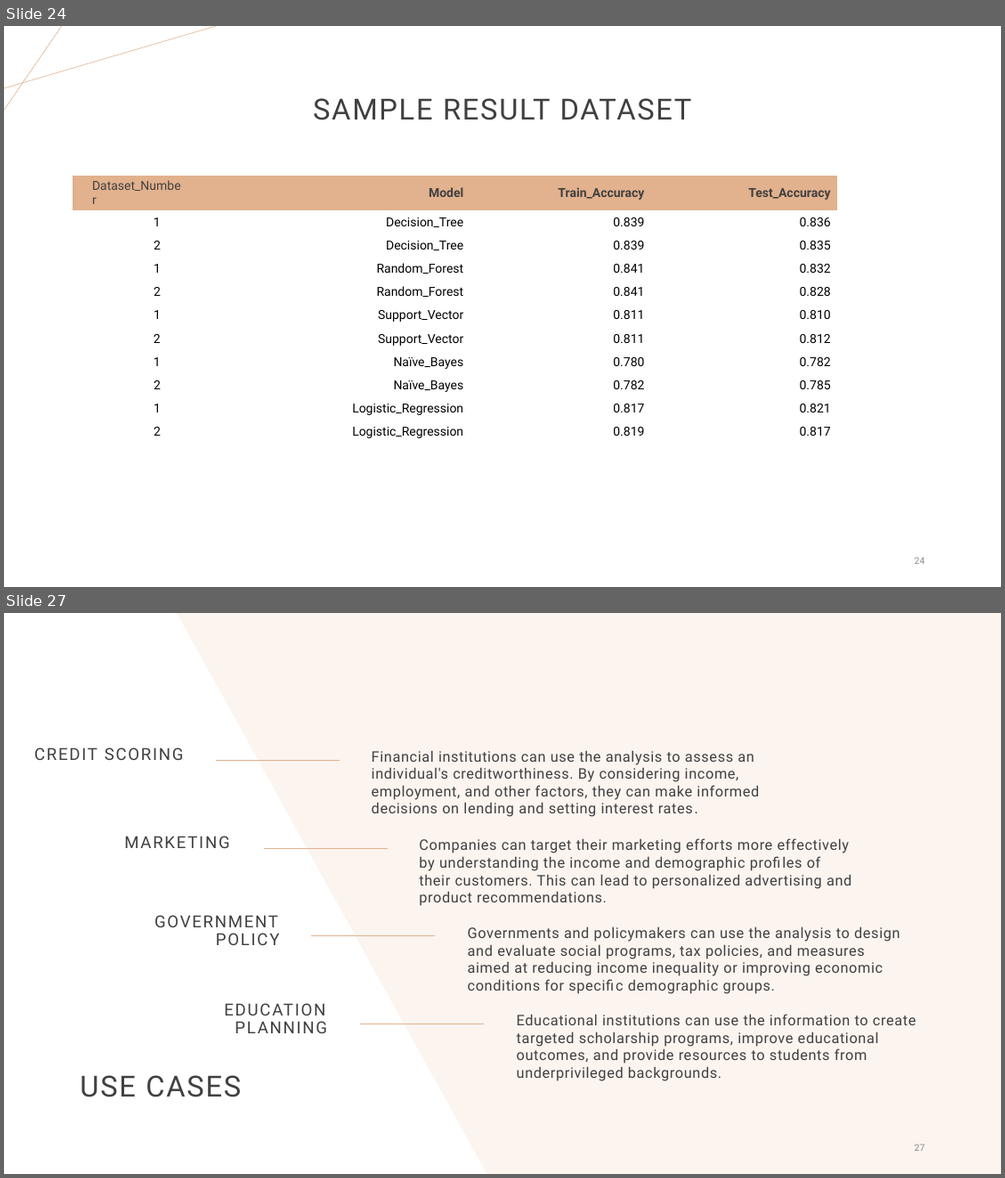
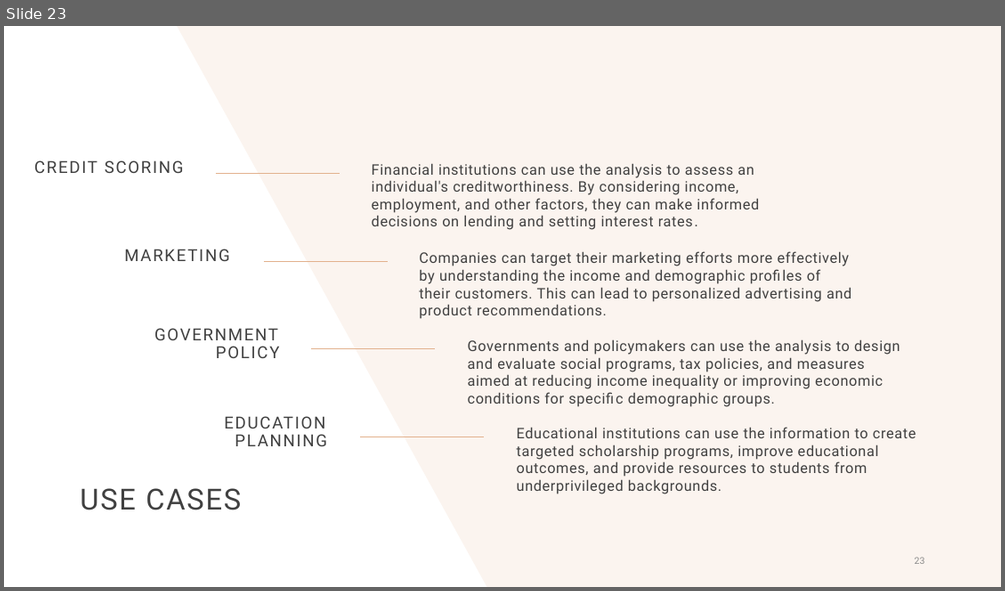
Before and after one commit to Hetansh-patel/used_car_price_prediction, a slide deck: Used Car price prediction.pptx. Shown one above the other, each under a label of ours: slides 24 and 27 before the commit, slide 23 after it; the slides between them are not shown. The pictures are 1005x1178 and 1005x591 pixels, drawn with LibreOffice and Linux fonts; fonts in the diff are those of the drawing. Boxes give left, top, right and bottom in pixels: in the first picture for what was removed or moved away, otherwise in the second. Text is boxed around its words. In the diff, an @@ line names an element or a change of style, - is before the commit and + after.

```diff
--- a/Used Car price prediction.pptx
+++ b/Used Car price prediction.pptx
@@ slide 24 removed at <box>4,26,1001,587</box>, background #FFFFFF @@
@@ line removed from (4, 88) to (216, 26) @@
@@ line removed from (62, 26) to (4, 110) @@
@@ title removed at <box>313,98,692,120</box> @@
-SAMPLE RESULT DATASET
@@ table removed at <box>73,176,837,442</box>, 11 rows, 4 columns @@
-Dataset_Number | Model | Train_Accuracy | Test_Accuracy
-1 | Decision_Tree | 0.839 | 0.836
-2 | Decision_Tree | 0.839 | 0.835
-1 | Random_Forest | 0.841 | 0.832
-2 | Random_Forest | 0.841 | 0.828
-1 | Support_Vector | 0.811 | 0.810
-2 | Support_Vector | 0.811 | 0.812
-1 | Naïve_Bayes | 0.780 | 0.782
-2 | Naïve_Bayes | 0.782 | 0.785
-1 | Logistic_Regression | 0.817 | 0.821
-2 | Logistic_Regression | 0.819 | 0.817
@@ page number removed at <box>914,556,925,564</box> @@
-24
@@ what was slide 27 is now slide 23 @@
@@ page number at <box>914,556,925,564</box>: text changed @@
-27
+23
```
Also in this commit, not shown: 5 slides changed, 2 slides added, 5 other slides removed.
